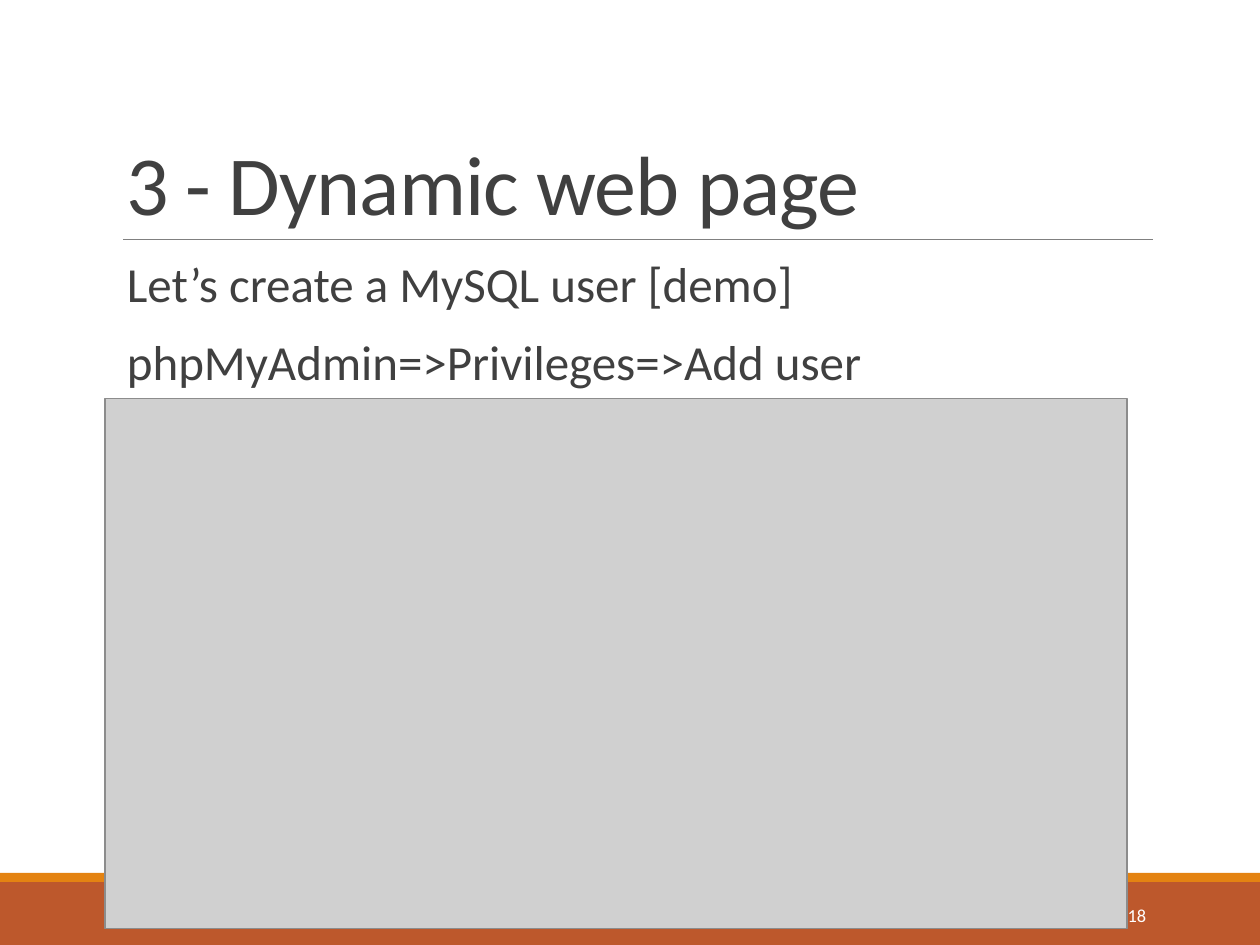
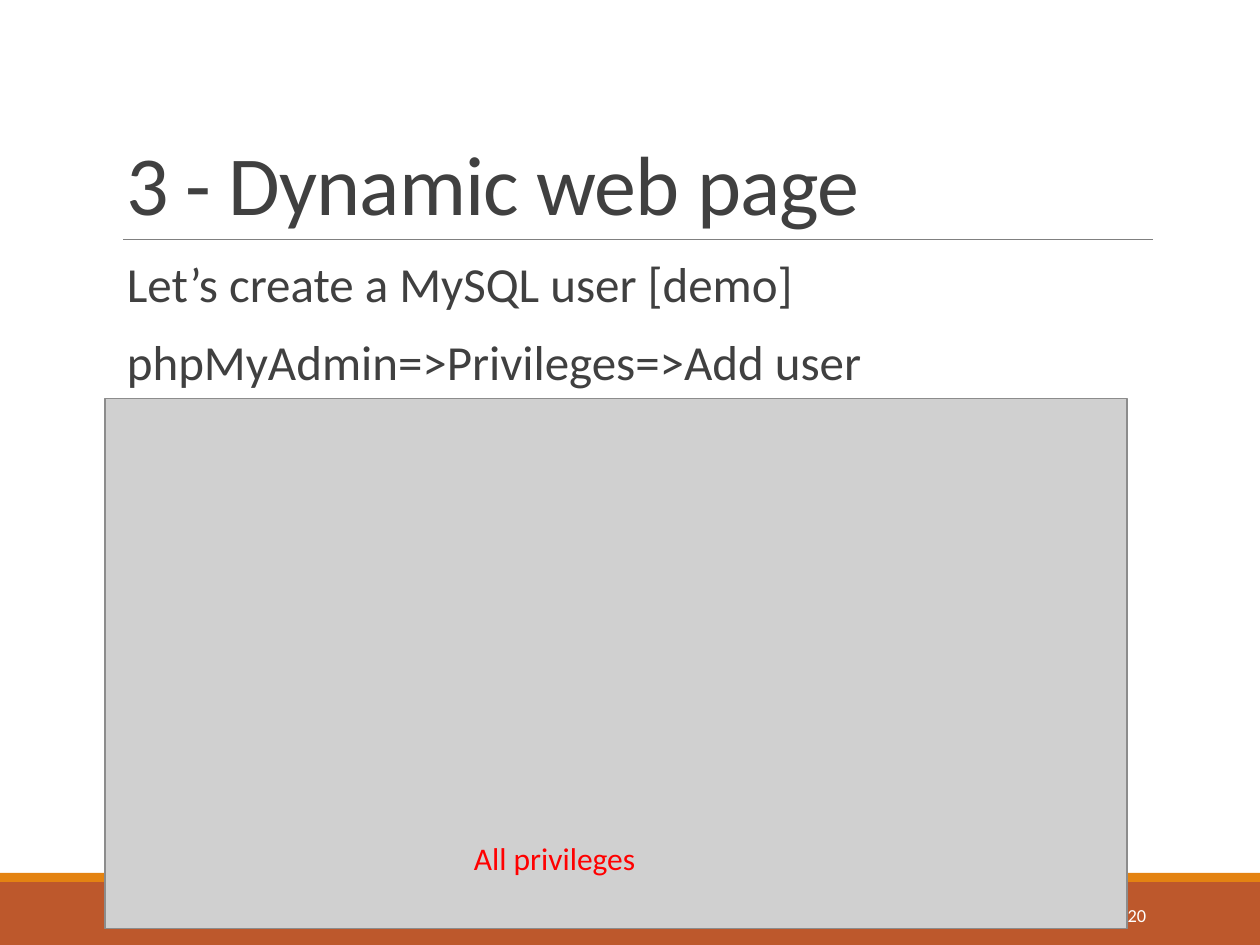
Before and after one commit to nikunjgoel95/INFSCI2710-lab, a slide deck: slide 20 of Lab slides.pptx (slide 18 before the commit). Drawn at 1260x945 pixels with LibreOffice and Linux fonts; fonts in the diff are those of the drawing; grey boxes stand for pictures. Boxes give left, top, right and bottom in pixels: in the first picture for what was removed or moved away, otherwise in the second. Text is boxed around its words. In the diff, an @@ line names an element or a change of style, - is before the commit and + after.

```diff
--- a/Lab slides.pptx
+++ b/Lab slides.pptx
@@ text added at (474, 848, 635, 876), 18 pt, text #FF0000 @@
+All privileges
@@ page number at (1128, 910, 1147, 922): text changed @@
-18
+20
```
Also in this commit, not shown: 9 other slides changed, 2 slides added.
